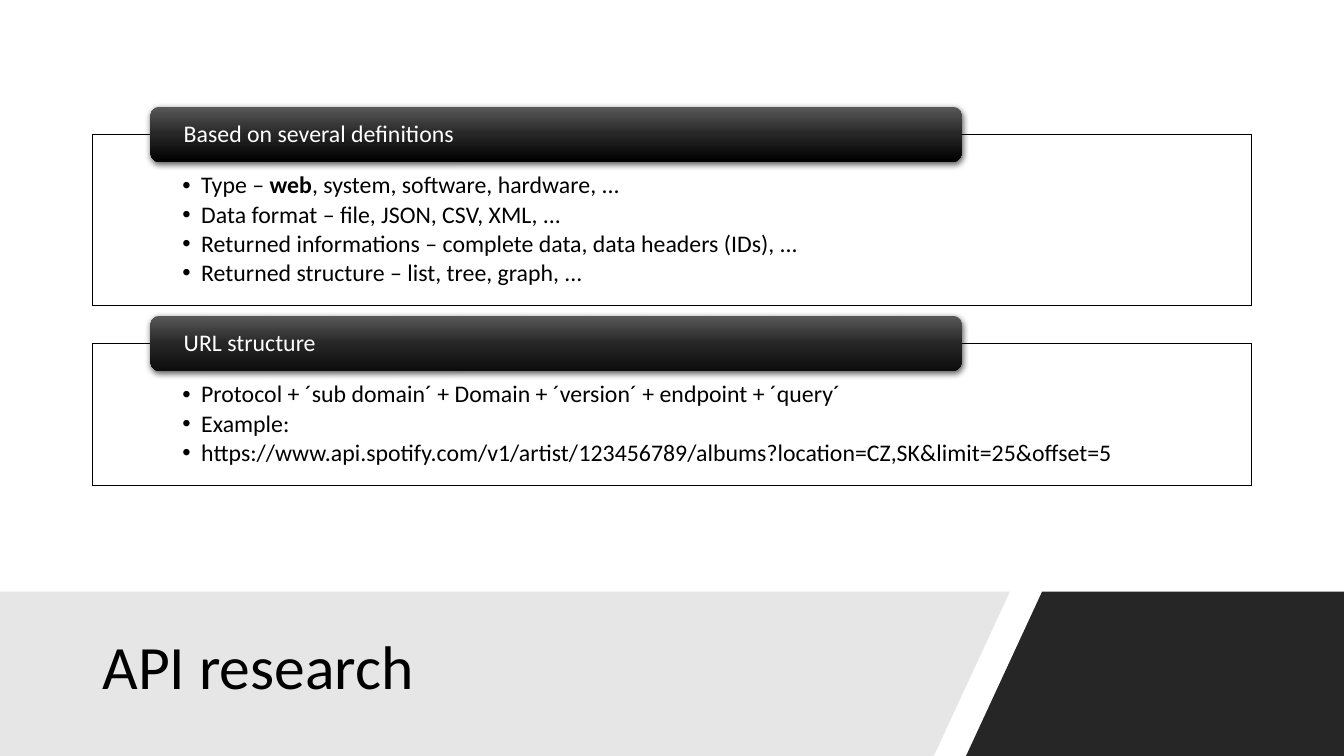
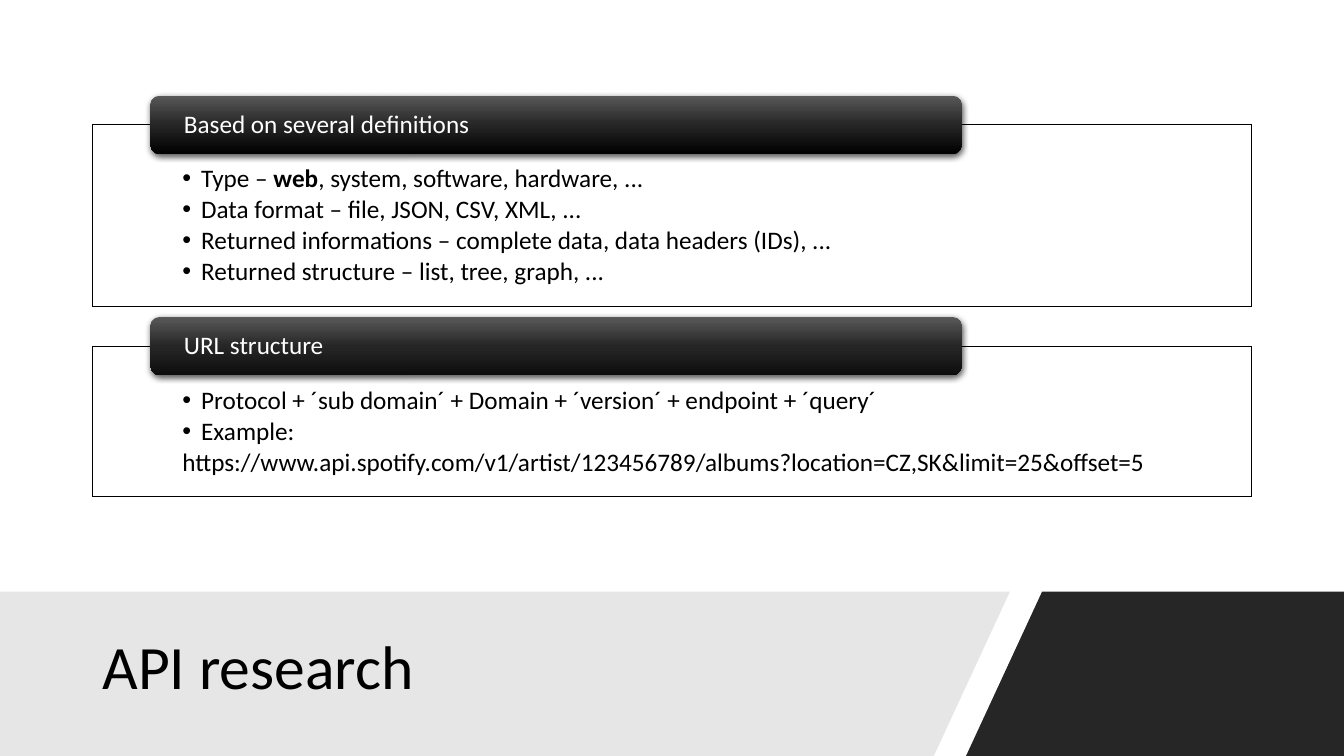
Before and after one commit to lecbyjak/intelligent-tree-select, a slide deck: slide 5 of documents/lecbyjak_bachlor_prezentation.pptx (slide 4 before the commit). Drawn at 1344x756 pixels with LibreOffice and Linux fonts; fonts in the diff are those of the drawing. Boxes give left, top, right and bottom in pixels: in the first picture for what was removed or moved away, otherwise in the second. Text is boxed around its words. In the diff, an @@ line names an element or a change of style, - is before the commit and + after.

```diff
--- a/documents/lecbyjak_bachlor_prezentation.pptx
+++ b/documents/lecbyjak_bachlor_prezentation.pptx
@@ rounded rectangle: place and size @@
-rounded rectangle at (150, 107, 962, 162)
+rounded rectangle at (150, 96, 962, 154)
@@ text "Based on several definitions" at (184, 115, 469, 133): size 17 to 18 pt @@
@@ text "Based on several definitions": place and size @@
-text "Based on several definitions" at (184, 125, 453, 142)
+text "Based on several definitions" at (184, 115, 469, 133)
@@ text "Type – web, system, software, ...": place and size @@
-text "Type – web, system, software, ..." at (201, 176, 774, 285)
+text "Type – web, system, software, ..." at (201, 169, 806, 285)
@@ text "Type – web, system, software, ..." at (201, 169, 806, 285): size 17 to 18 pt; bullet •• to • @@
@@ rectangle: place and size @@
-rectangle at (93, 134, 1252, 306)
+rectangle at (93, 125, 1252, 307)
@@ rounded rectangle: place and size @@
-rounded rectangle at (150, 316, 962, 371)
+rounded rectangle at (150, 317, 962, 375)
@@ text "URL structure" at (184, 338, 323, 354): size 17 to 18 pt @@
@@ text "Protocol + ´sub domain´ + ..." at (182, 391, 1143, 475): size 17 to 18 pt; bullet •• to •; bullet •• to none @@
@@ rectangle: place and size @@
-rectangle at (93, 344, 1252, 486)
+rectangle at (93, 346, 1252, 496)
```
Also in this commit, not shown: 4 other slides changed, 3 slides added, 1 other file.
